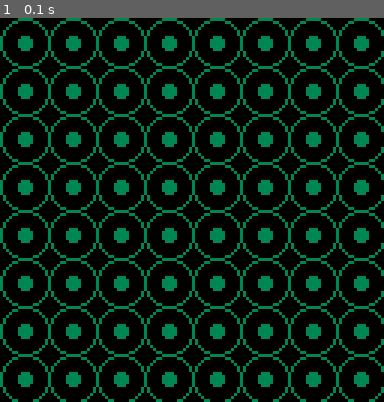
Above: before the commit, frame 1.
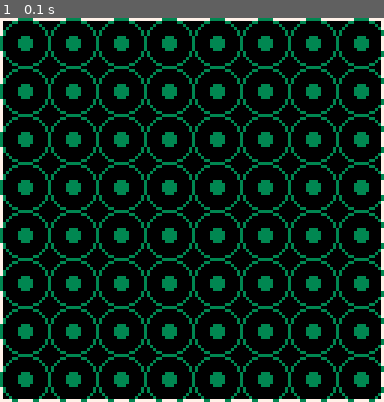
Above: after the commit, the same moment.

Repository: titimoby/blobwars
Game: PICO-8 cartridge step5.p8
Same seed, same stepped clock (60 frames per second), same inputs: the game is played once before the commit and once after it.
Inputs:
- Up to frame 1 (0.1 s): no input

The runs differ from the first frame. In frame 1, 2.2% of the frame differs, in the area x 0-100%, y 0-100%.

Commit message:
modify for loops vars

Diff:
--- a/step5.p8
+++ b/step5.p8
@@ -6,7 +6,7 @@
 
 function _init()
 	cls()
---	rect(0,0,127,127,7)
+	rect(0,0,127,127,7)
 	createblobs()
 end
 
@@ -33,19 +33,19 @@
 end
 
 function createblobs()
-	for i=1,8 do
-		blobs[i]={}
-		for j=1,8 do
-			blobs[i][j]={}
-			blobs[i][j]=create_blob(i*16-8,j*16-8,8,2,3)
+	for li=1,8 do
+		blobs[li]={}
+		for col=1,8 do
+			blobs[li][col]={}
+			blobs[li][col]=create_blob(li*16-8,col*16-8,8,2,3)
 		end
 	end
 end
 
 function drawblobs()
-	for i=1,8 do
-		for j=1,8 do
-			blobs[i][j].draw()
+	for li=1,8 do
+		for col=1,8 do
+			blobs[li][col].draw()
 		end
 	end
 end
